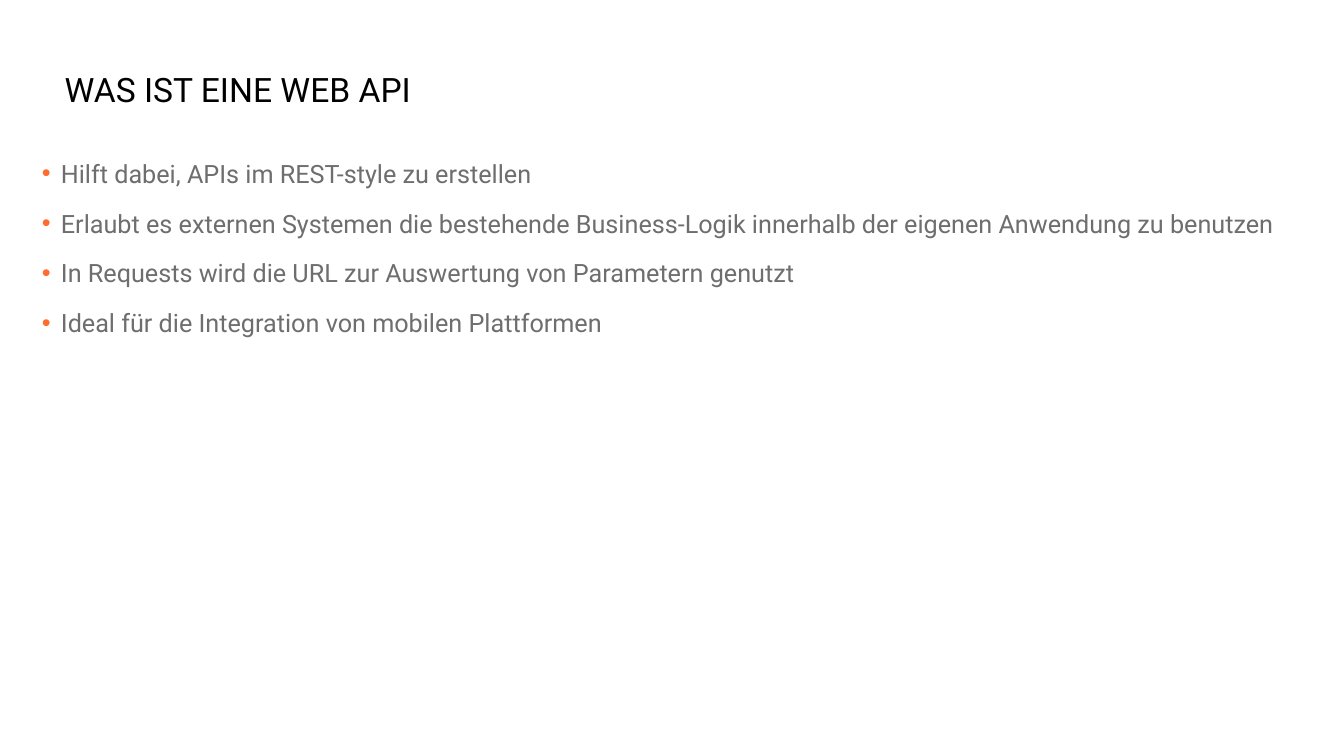
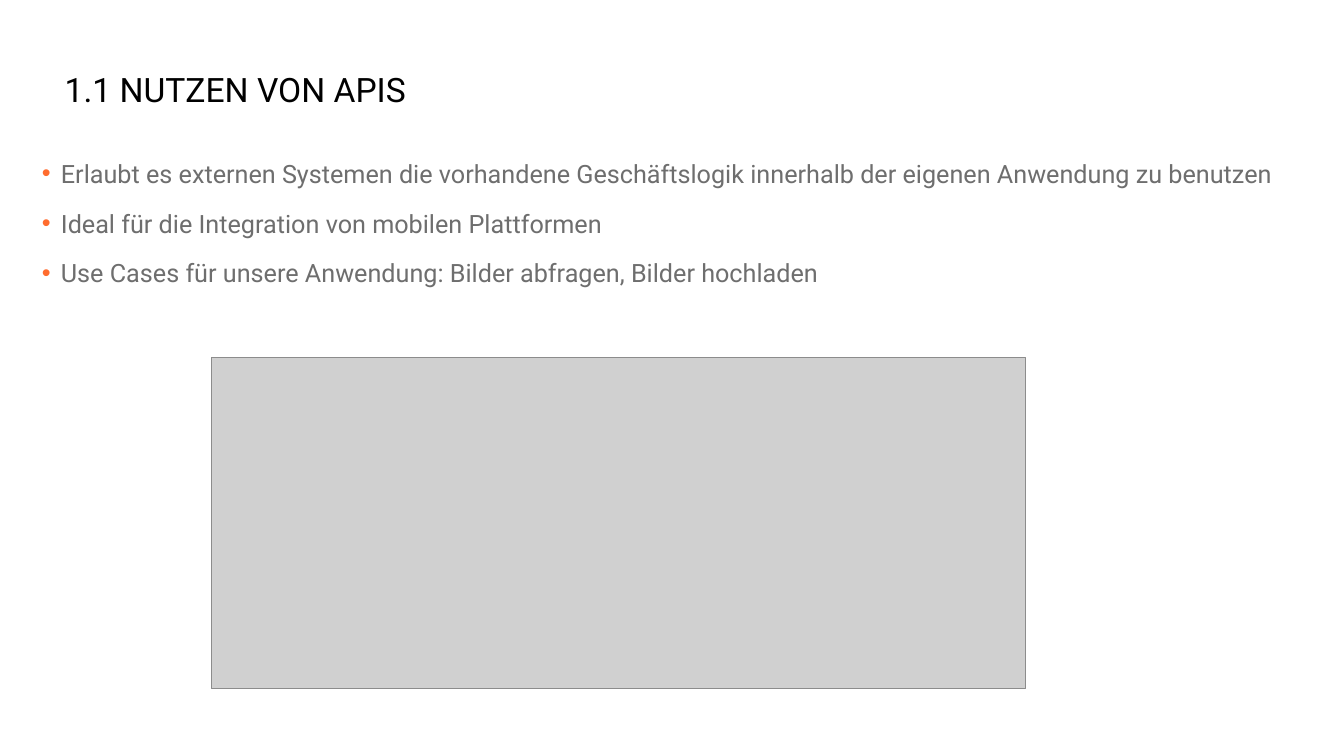
Before and after one commit to danielbeckmann/DotNETJumpStart, a slide deck: slide 6 of 05. ASP.NET Web API/Entwicklung einer Schnittstelle mit ASP.NET Web API.pptx. Drawn at 1344x756 pixels with LibreOffice and Linux fonts; fonts in the diff are those of the drawing; grey boxes stand for pictures; background and template pictures are left out. Boxes give left, top, right and bottom in pixels: in the first picture for what was removed or moved away, otherwise in the second. Text is boxed around its words. In the diff, an @@ line names an element or a change of style, - is before the commit and + after.

```diff
--- a/05. ASP.NET Web API/Entwicklung einer Schnittstelle mit ASP.NET Web API.pptx
+++ b/05. ASP.NET Web API/Entwicklung einer Schnittstelle mit ASP.NET Web API.pptx
@@ title at <box>65,77,406,103</box>: text changed @@
-WAS IST EINE WEB API
+1.1 NUTZEN VON APIS
@@ text at <box>61,164,1271,189</box>: text changed @@
-• Hilft dabei, APIs im REST-style zu erstellen
-• Erlaubt es externen Systemen die bestehende Business-Logik innerhalb der eigenen Anwendung zu benutzen
-• In Requests wird die URL zur Auswertung von Parametern genutzt
+• Erlaubt es externen Systemen die vorhandene Geschäftslogik innerhalb der eigenen Anwendung zu benutzen
@@ text at <box>61,263,818,287</box>: paragraph added @@
+• Use Cases für unsere Anwendung: Bilder abfragen, Bilder hochladen
@@ picture added at <box>212,358,1026,690</box> @@
```
Also in this commit, not shown: 4 other slides changed, 2 slides added, 2 slides removed, 1 other file.
